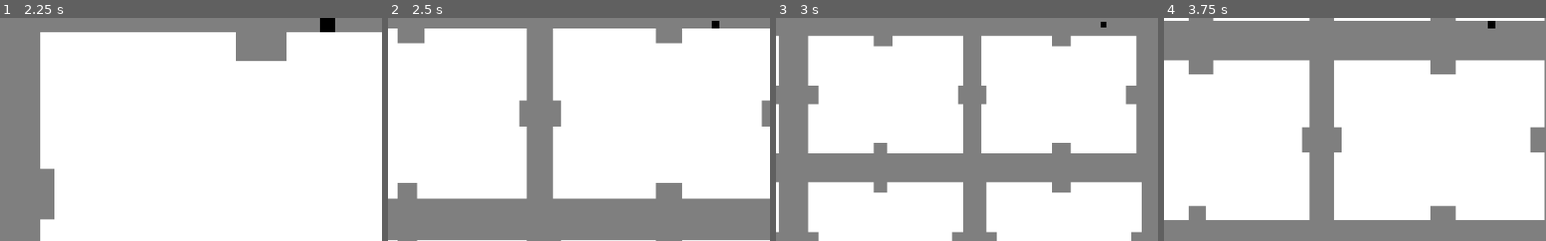
Above: before the commit, frames 1-4 (left to right).
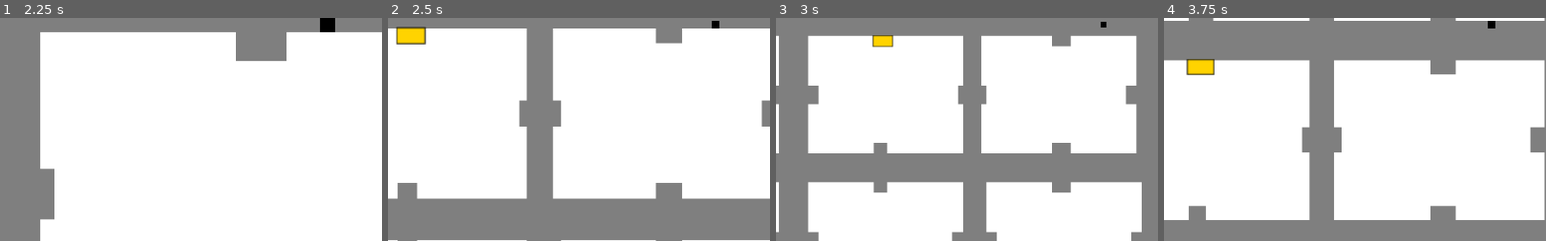
Above: after the commit, the same moments.

Repository: LucasMattera/Proyecto-Boss-VJ
Game: Godot game, scene res://Main.tscn
The game is run twice, just before and just after one commit, with the same random seed, the same clock (stepped at 60 frames per second) and the same inputs.
Inputs:
- Up to frame 1 (2.25 s): tap Enter at 0.5 s; hold D (move_right) 0.53-1.28 s; hold Space (run) 0.53-1.28 s; hold S (move_down) 1.28-2.03 s; tap + (zoom-in) at 1.35 s; tap Space (run) at 2 s; hold D (move_right) from 2.03 s (still down); hold - (zoom-out) from 2.03 s (still down)
- Up to frame 2 (2.5 s): keep holding D (move_right); keep holding - (zoom-out)
- Up to frame 3 (3 s): release D (move_right) at 2.78 s; release - (zoom-out) at 2.78 s; hold W (move_up) from 2.78 s (still down); tap Space (run) at 2.85 s
- Up to frame 4 (3.75 s): release W (move_up) at 3.53 s; hold A (move_left) from 3.53 s (still down); hold + (zoom-in) from 3.53 s (still down)
The pictures show only the part of the screen within x 7-57%, y 49-99%; the shares and areas given below are measured in that part.

Frame 1 is identical in both runs. In frame 2, 0.6% of the frame differs, in the area x 2-10%, y 3-12%; in frame 3, 0.3%; in frame 4, 0.5%.

Commit message:
se agrega el primer shop, se agrega el menu para comprar

Diff:
--- a/BOSS/Entities/Player.gd
+++ b/BOSS/Entities/Player.gd
@@ -5,6 +5,10 @@
 onready var camera = $Camera2D
 export (int) var zoomInLimit = 9
 export (int) var zoomOutLimit = 1
+
+
+func initialize():
+	pass
 
 func get_input():
 	velocity = Vector2()
@@ -27,6 +31,15 @@
 		camera.zoom.y -= 0.2
 
 
+func get_camera_position():
+	return camera.get_global_position()
+
+func is_player():
+	return true
+
+func add_shop(shop):
+	print(shop)
+
 func _physics_process(delta):
 	get_input()
 	velocity = move_and_slide(velocity)
--- /dev/null
+++ b/BOSS/Entities/shop/Shop.gd
@@ -0,0 +1,21 @@
+extends Node2D
+
+var player
+onready var menu = $Menu
+
+func initialize(player ):
+	self.player = player
+
+func _ready():
+	pass # Replace with function body.
+
+
+# Called every frame. 'delta' is the elapsed time since the previous frame.
+#func _process(delta):
+#	pass
+
+
+func _on_Area2D_body_entered(body):
+	if(body.has_method("is_player") && body.is_player()):
+		menu.show()
+		menu.set_player(body)
--- /dev/null
+++ b/BOSS/Entities/shop/Shop.tscn
@@ -0,0 +1,32 @@
+[gd_scene load_steps=5 format=2]
+
+[ext_resource path="res://assets/textures/cannon.png" type="Texture" id=1]
+[ext_resource path="res://Entities/shop/Shop.gd" type="Script" id=2]
+[ext_resource path="res://Menu.tscn" type="PackedScene" id=3]
+
+[sub_resource type="RectangleShape2D" id=1]
+extents = Vector2( 131.152, 75.1104 )
+
+[node name="Shop" type="Node2D"]
+position = Vector2( 138.843, 16.6612 )
+script = ExtResource( 2 )
+__meta__ = {
+"_edit_group_": true
+}
+
+[node name="Sprite" type="Sprite" parent="."]
+scale = Vector2( 7.44315, 8.468 )
+texture = ExtResource( 1 )
+
+[node name="Area2D" type="Area2D" parent="."]
+
+[node name="CollisionShape2D" type="CollisionShape2D" parent="Area2D"]
+shape = SubResource( 1 )
+
+[node name="Menu" parent="." instance=ExtResource( 3 )]
+visible = false
+margin_left = -624.026
+margin_top = -367.477
+margin_right = -624.026
+margin_bottom = -367.477
+[connection signal="body_entered" from="Area2D" to="." method="_on_Area2D_body_entered"]
--- /dev/null
+++ b/BOSS/Main.gd
@@ -0,0 +1,16 @@
+extends Node
+
+
+onready var player = $Player
+onready var shop = $Shop
+
+# Called when the node enters the scene tree for the first time.
+func _ready():
+	player.initialize()
+	shop.initialize(player)
+
+
+
+# Called every frame. 'delta' is the elapsed time since the previous frame.
+#func _process(delta):
+#	pass
--- a/BOSS/Main.tscn
+++ b/BOSS/Main.tscn
@@ -1,13 +1,18 @@
-[gd_scene load_steps=13 format=2]
+[gd_scene load_steps=15 format=2]
 
 [ext_resource path="res://Entities/Map.tscn" type="PackedScene" id=1]
 [ext_resource path="res://Entities/Player.tscn" type="PackedScene" id=2]
 [ext_resource path="res://assets/textures/floor.png" type="Texture" id=3]
 [ext_resource path="res://assets/textures/background.png" type="Texture" id=4]
 [ext_resource path="res://assets/textures/gray_square.png" type="Texture" id=5]
+[ext_resource path="res://Entities/shop/Shop.tscn" type="PackedScene" id=6]
+[ext_resource path="res://Main.gd" type="Script" id=8]
 
 [sub_resource type="ConvexPolygonShape2D" id=1]
 points = PoolVector2Array( 64, 64, 0, 64, 0, 0, 64, 0 )
+
+[sub_resource type="ConvexPolygonShape2D" id=2]
+points = PoolVector2Array( 0, 0, 32, 0, 32, 32, 0, 32 )
 
 [sub_resource type="ConvexPolygonShape2D" id=3]
 points = PoolVector2Array( 0, 0, 32, 0, 32, 32, 0, 32 )
@@ -19,12 +24,9 @@
 points = PoolVector2Array( 0, 0, 32, 0, 32, 32, 0, 32 )
 
 [sub_resource type="ConvexPolygonShape2D" id=6]
-points = PoolVector2Array( 0, 0, 32, 0, 32, 32, 0, 32 )
-
-[sub_resource type="ConvexPolygonShape2D" id=7]
 points = PoolVector2Array( 800, 608, 0, 608, 0, 0, 800, 0 )
 
-[sub_resource type="TileSet" id=2]
+[sub_resource type="TileSet" id=7]
 0/name = "floor.png 0"
 0/texture = ExtResource( 3 )
 0/tex_offset = Vector2( 0, 0 )
@@ -104,34 +106,35 @@
 2/navigation_offset = Vector2( 0, 0 )
 2/shape_offset = Vector2( 0, 0 )
 2/shape_transform = Transform2D( 1, 0, 0, 1, 0, 0 )
-2/shape = SubResource( 7 )
+2/shape = SubResource( 6 )
 2/shape_one_way = false
 2/shape_one_way_margin = 1.0
 2/shapes = [ {
 "autotile_coord": Vector2( 0, 0 ),
 "one_way": false,
 "one_way_margin": 1.0,
-"shape": SubResource( 7 ),
+"shape": SubResource( 6 ),
 "shape_transform": Transform2D( 1, 0, 0, 1, 0, 0 )
 } ]
 2/z_index = 0
 
 [node name="Main" type="Node"]
+script = ExtResource( 8 )
 
 [node name="Background" parent="." instance=ExtResource( 1 )]
 anchor_left = -4.851
 anchor_top = -3.691
 anchor_right = 4.4
 anchor_bottom = 5.952
-margin_left = -5.93018
-margin_top = 0.0834961
-margin_right = -5.95459
-margin_bottom = 0.283203
+margin_left = -3.97314
+margin_top = 2.04053
+margin_right = -3.99707
+margin_bottom = 2.24023
 texture = ExtResource( 5 )
 expand = true
 
 [node name="Map2" type="TileMap" parent="."]
-tile_set = SubResource( 2 )
+tile_set = SubResource( 7 )
 format = 1
 tile_data = PoolIntArray( -2228302, 0, 0, -2228301, 0, 0, -2228300, 0, 0, -2228299, 0, 0, -2228298, 0, 0, -2228297, 0,  …(13905 unchanged characters)…
 __meta__ = {
@@ -140,3 +143,8 @@
 
 [node name="Player" parent="." instance=ExtResource( 2 )]
 position = Vector2( 1.49805, -2.92041 )
+
+[node name="Shop" parent="." instance=ExtResource( 6 )]
+position = Vector2( -1777.4, 253.762 )
+
+[editable path="Shop"]
--- /dev/null
+++ b/BOSS/Menu.gd
@@ -0,0 +1,23 @@
+extends Control
+
+var player : KinematicBody2D
+
+func initialize(player):
+	self.player = player
+
+func _ready():
+	pass
+
+func set_player(player):
+	self.player = player
+	print(player.get_camera_position())
+	var vector = Vector2(player.get_camera_position().x - 500, player.get_camera_position().y -300)
+	self.set_global_position(vector)
+
+func _on_Buy_pressed():
+	self.player.add_shop("playland")
+	self.hide()
+
+
+func _on_Exit_pressed():
+	self.hide()
--- /dev/null
+++ b/BOSS/Menu.tscn
@@ -0,0 +1,67 @@
+[gd_scene load_steps=3 format=2]
+
+[ext_resource path="res://assets/textures/floor.png" type="Texture" id=1]
+[ext_resource path="res://Menu.gd" type="Script" id=2]
+
+[node name="Menu" type="Control"]
+anchor_left = -0.481
+anchor_top = -0.504
+anchor_right = 0.5
+anchor_bottom = 0.519
+margin_left = -13.1158
+margin_top = -4.63315
+margin_right = -1017.66
+margin_bottom = -618.433
+size_flags_horizontal = 2
+size_flags_vertical = 2
+script = ExtResource( 2 )
+__meta__ = {
+"_edit_group_": true,
+"_edit_horizontal_guides_": [  ],
+"_edit_use_anchors_": false
+}
+
+[node name="MenuButton" type="MenuButton" parent="."]
+margin_right = 267.0
+margin_bottom = 159.0
+rect_scale = Vector2( 3.86379, 3.92068 )
+size_flags_horizontal = 2
+size_flags_vertical = 2
+__meta__ = {
+"_edit_use_anchors_": false
+}
+
+[node name="TextureRect" type="TextureRect" parent="MenuButton"]
+anchor_right = 1.0
+anchor_bottom = 1.0
+size_flags_horizontal = 0
+size_flags_vertical = 0
+texture = ExtResource( 1 )
+expand = true
+stretch_mode = 2
+__meta__ = {
+"_edit_use_anchors_": false,
+"_editor_description_": ""
+}
+
+[node name="Exit" type="Button" parent="MenuButton"]
+margin_left = 109.0
+margin_top = 98.0
+margin_right = 156.0
+margin_bottom = 123.0
+text = "Exit"
+__meta__ = {
+"_edit_use_anchors_": false
+}
+
+[node name="Buy" type="Button" parent="MenuButton"]
+margin_left = 108.0
+margin_top = 57.0
+margin_right = 154.0
+margin_bottom = 81.0
+text = "Buy!"
+__meta__ = {
+"_edit_use_anchors_": false
+}
+[connection signal="pressed" from="MenuButton/Exit" to="." method="_on_Exit_pressed"]
+[connection signal="pressed" from="MenuButton/Buy" to="." method="_on_Buy_pressed"]
Not shown: 1 places in BOSS/Main.tscn that only renumber resources
